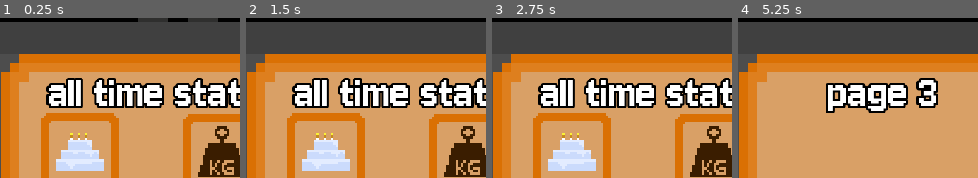
Above: before the commit, frames 1-4 (left to right).
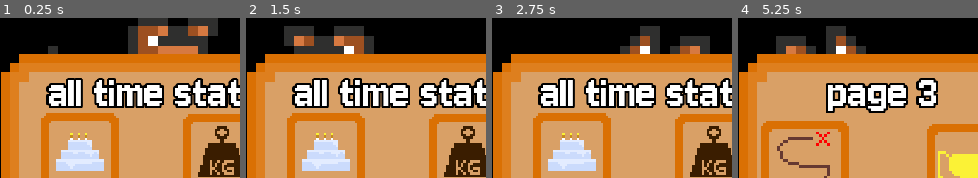
Above: after the commit, the same moments.

Repository: youswiftlmao/foxie-the-desktop-pet
Game: Godot game, scene res://scenes/main.tscn
The game is run twice, just before and just after one commit, with the same random seed, the same clock (stepped at 60 frames per second) and the same inputs.
Inputs (mouse positions are in pixels of both pictures, inside the frame that each line leads up to):
- Up to frame 1 (0.25 s): no input
- Up to frame 2 (1.5 s): tap Enter at 0.5 s; drag from (387, 136) to (462, 86) at 0.52 s; drag from (462, 86) to (387, 136) at 1.27 s
- Up to frame 3 (2.75 s): move the mouse to (614, 110) at 2.02 s; hold Right from 2.03 s (still down); tap Alt at 2.1 s; click (614, 110) at 2.17 s
- Up to frame 4 (5.25 s): release Right at 2.75 s; drag from (865, 96) to (954, 86) at 2.77 s; move the mouse to (930, 122) at 3.52 s; hold Left 3.53-4.25 s; tap Alt at 3.6, 5.1 s; click (930, 122) at 3.67 s; drag from (786, 74) to (937, 104) at 4.27 s; tap Space at 5 s; move the mouse to (870, 98) at 5.02 s; hold Down from 5.03 s (still down); click (870, 98) at 5.17 s

The runs differ from the first frame. In frame 1, 17% of the frame differs, in the area x 0-100%, y 2-100%; in frame 2, 17%; in frame 3, 18%; in frame 4, 27%.

Commit message:
imported and applied all art for the all time stats book and also makde all the stats update and funcition properly

Diff:
--- a/scenes/main.tscn
+++ b/scenes/main.tscn
@@ -14,6 +14,7 @@
 [ext_resource type="Script" uid="uid://cenovfmomj7k2" path="res://scripts/food_window.gd" id="10_ya4ey"]
 [ext_resource type="Texture2D" uid="uid://bybxlds8cf34u" path="res://assets/DONE.png" id="11_muem4"]
 [ext_resource type="Texture2D" uid="uid://buen1b7p8c1u" path="res://assets/backbrtn.png" id="12_0ld40"]
+[ext_resource type="Script" uid="uid://4i5ivlostqfr" path="res://scripts/allstats_window.gd" id="12_2wyq8"]
 [ext_resource type="Texture2D" uid="uid://cl3nue0rnw44n" path="res://assets/age.png" id="12_jscy8"]
 [ext_resource type="Texture2D" uid="uid://dvaaaaxp8o5mx" path="res://assets/front buton.png" id="13_gqmmt"]
 [ext_resource type="Texture2D" uid="uid://q533g4ruect7" path="res://assets/ball.png" id="13_jbj1t"]
@@ -22,6 +23,9 @@
 [ext_resource type="Texture2D" uid="uid://c2er80vramgsm" path="res://assets/bone.png" id="14_muem4"]
 [ext_resource type="Texture2D" uid="uid://cyqwq4ar8rhu3" path="res://assets/size.png" id="14_y6deb"]
 [ext_resource type="Texture2D" uid="uid://4n2bga3jqgvl" path="res://assets/feather.png" id="15_dp3eg"]
+[ext_resource type="Texture2D" uid="uid://b3aovdsjru7s8" path="res://assets/pettedtimes.png" id="15_og1vs"]
+[ext_resource type="Texture2D" uid="uid://dsv0gcoub27rb" path="res://assets/trabvlelled.png" id="16_2wyq8"]
+[ext_resource type="Texture2D" uid="uid://bel1tnkv0g77n" path="res://assets/trogphy.png" id="17_vxglm"]
 
 [sub_resource type="AtlasTexture" id="AtlasTexture_0wfyh"]
 atlas = ExtResource("1_o5qli")
@@ -753,6 +757,7 @@
 oversampling_override = 1.0
 position = Vector2i(0, 36)
 size = Vector2i(300, 300)
+script = ExtResource("12_2wyq8")
 
 [node name="pagecontainer" type="Control" parent="statslayer/CanvasLayer/allstats window" unique_id=455033680]
 layout_mode = 3
@@ -879,9 +884,9 @@
 
 [node name="foodeaten" type="RichTextLabel" parent="statslayer/CanvasLayer/allstats window/pagecontainer/page2/GuiBg2" unique_id=485813140]
 clip_contents = false
-offset_left = -22.97872
+offset_left = -18.936167
 offset_top = -5.106384
-offset_right = 324.82816
+offset_right = 328.87073
 offset_bottom = 68.12632
 scale = Vector2(0.1, 0.1)
 theme_override_constants/outline_size = 12
@@ -891,9 +896,9 @@
 
 [node name="timesplayed" type="RichTextLabel" parent="statslayer/CanvasLayer/allstats window/pagecontainer/page2/GuiBg2" unique_id=215219635]
 clip_contents = false
-offset_left = -22.127657
+offset_left = -21.276596
 offset_top = 15.957445
-offset_right = 325.67923
+offset_right = 326.53027
 offset_bottom = 89.190155
 scale = Vector2(0.1, 0.1)
 theme_override_constants/outline_size = 12
@@ -903,9 +908,9 @@
 
 [node name="times petted" type="RichTextLabel" parent="statslayer/CanvasLayer/allstats window/pagecontainer/page2/GuiBg2" unique_id=1222410515]
 clip_contents = false
-offset_left = 11.70213
+offset_left = 13.617023
 offset_top = 15.531914
-offset_right = 359.509
+offset_right = 361.42392
 offset_bottom = 88.764626
 scale = Vector2(0.1, 0.1)
 theme_override_constants/outline_size = 12
@@ -915,15 +920,37 @@
 
 [node name="hoursslept" type="RichTextLabel" parent="statslayer/CanvasLayer/allstats window/pagecontainer/page2/GuiBg2" unique_id=425030801]
 clip_contents = false
-offset_left = 11.489367
+offset_left = 13.191494
 offset_top = -4.680852
-offset_right = 359.29626
+offset_right = 360.99838
 offset_bottom = 68.55185
 scale = Vector2(0.1, 0.1)
 theme_override_constants/outline_size = 12
 theme_override_fonts/normal_font = ExtResource("8_tipki")
 theme_override_font_sizes/normal_font_size = 64
 text = "slept"
+
+[node name="HungerIndicaotr" type="Sprite2D" parent="statslayer/CanvasLayer/allstats window/pagecontainer/page2/GuiBg2" unique_id=1764205650]
+position = Vector2(-16.595743, -11.276596)
+scale = Vector2(0.21276596, 0.21276596)
+texture = ExtResource("5_tipki")
+
+[node name="Sprite2D" type="Sprite2D" parent="statslayer/CanvasLayer/allstats window/pagecontainer/page2/GuiBg2" unique_id=1104111910]
+texture_filter = 1
+position = Vector2(-16.595741, 9.148937)
+scale = Vector2(0.4495924, 0.4495924)
+texture = ExtResource("10_jkv2x")
+
+[node name="Sprite2D2" type="Sprite2D" parent="statslayer/CanvasLayer/allstats window/pagecontainer/page2/GuiBg2" unique_id=2130397914]
+texture_filter = 1
+position = Vector2(16.808517, 9.574467)
+scale = Vector2(0.41178018, 0.41178018)
+texture = ExtResource("15_og1vs")
+
+[node name="Sprite2D3" type="Sprite2D" parent="statslayer/CanvasLayer/allstats window/pagecontainer/page2/GuiBg2" unique_id=879663753]
+position = Vector2(16.808514, -11.063829)
+scale = Vector2(0.21276596, 0.21276596)
+texture = ExtResource("6_85g3d")
 
 [node name="page3" type="Control" parent="statslayer/CanvasLayer/allstats window/pagecontainer" unique_id=1670408852]
 visible = false
@@ -951,9 +978,9 @@
 [node name="distancetrvled" type="RichTextLabel" parent="statslayer/CanvasLayer/allstats window/pagecontainer/page3/GuiBg3" unique_id=383698064]
 clip_contents = false
 offset_left = -25.10638
-offset_top = 4.680852
+offset_top = 0.4255333
 offset_right = 322.7005
-offset_bottom = 77.91356
+offset_bottom = 73.65823
 scale = Vector2(0.1, 0.1)
 theme_override_constants/outline_size = 12
 theme_override_fonts/normal_font = ExtResource("8_tipki")
@@ -962,15 +989,25 @@
 
 [node name="achivements" type="RichTextLabel" parent="statslayer/CanvasLayer/allstats window/pagecontainer/page3/GuiBg3" unique_id=1938804915]
 clip_contents = false
-offset_left = 4.6808558
-offset_top = 4.680852
-offset_right = 352.48773
-offset_bottom = 77.91356
+offset_left = 10.638303
+offset_top = 1.4893627
+offset_right = 358.4452
+offset_bottom = 74.72207
 scale = Vector2(0.1, 0.1)
 theme_override_constants/outline_size = 12
 theme_override_fonts/normal_font = ExtResource("8_tipki")
 theme_override_font_sizes/normal_font_size = 64
 text = "achievemt"
+
+[node name="Trabvlelled" type="Sprite2D" parent="statslayer/CanvasLayer/allstats window/pagecontainer/page3/GuiBg3" unique_id=777347268]
+position = Vector2(-17.872334, -8.297874)
+scale = Vector2(0.59114623, 0.59114623)
+texture = ExtResource("16_2wyq8")
+
+[node name="Trogphy" type="Sprite2D" parent="statslayer/CanvasLayer/allstats window/pagecontainer/page3/GuiBg3" unique_id=481670088]
+position = Vector2(17.446812, -7.659576)
+scale = Vector2(0.591, 0.591)
+texture = ExtResource("17_vxglm")
 
 [node name="backpage" type="TextureButton" parent="statslayer/CanvasLayer/allstats window/pagecontainer" unique_id=1502337555]
 layout_mode = 0
@@ -1047,6 +1084,10 @@
 [node name="Feather" type="Sprite2D" parent="toys window" unique_id=458963774]
 position = Vector2(16, 16)
 texture = ExtResource("15_dp3eg")
+
+[node name="AgeTimer" type="Timer" parent="." unique_id=189055579]
+wait_time = 300.0
+autostart = true
 
 [connection signal="animation_finished" from="AnimatedSprite2D" to="." method="_on_animated_sprite_2d_animation_finished"]
 [connection signal="input_event" from="AnimatedSprite2D/body area" to="." method="_on_body_area_input_event"]
@@ -1066,3 +1107,4 @@
 [connection signal="pressed" from="statslayer/CanvasLayer/StatsWindow/ahcevement panel opener" to="." method="_on_ahcevement_panel_opener_pressed"]
 [connection signal="pressed" from="statslayer/CanvasLayer/allstats window/pagecontainer/backpage" to="." method="_on_backpage_pressed"]
 [connection signal="pressed" from="statslayer/CanvasLayer/allstats window/pagecontainer/nextpage" to="." method="_on_nextpage_pressed"]
+[connection signal="timeout" from="AgeTimer" to="." method="_on_age_timer_timeout"]
--- /dev/null
+++ b/scripts/allstats_window.gd
@@ -0,0 +1,8 @@
+extends Window
+
+
+# Called when the node enters the scene tree for the first time.
+func _ready() -> void:
+
+	borderless = true
+	transparent = true
--- a/scripts/main.gd
+++ b/scripts/main.gd
@@ -131,7 +131,7 @@
 	updallstatpages()
 	updui()
 
-
+	last_pos = Vector2(get_window().position)
 	#more behavior code
 	change_state(State.MOVE)
 	state_timer = randf_range(3, 6)
@@ -262,6 +262,7 @@
 	var current_pos = Vector2(get_window().position)
 	distancetraveled += int(current_pos.distance_to(last_pos))
 	last_pos = current_pos
+	updstat_book()
 	if petting and !pouncing:
 		return
 	var window = get_window()
@@ -522,7 +523,7 @@
 
 	if event is InputEventMouseButton and event.pressed:
 		if  !achivement["gotpinched"]:
-			achivement["gotpinced"] = true
+			achivement["gotpinched"] = true
 			$"statslayer/CanvasLayer/StatsWindow/acheviements panel/Done6".visible = true
 		change_state(State.SCARED)
 		happy -= 10
@@ -841,7 +842,7 @@
 	updallstatpages()
 
 func updstat_book():
-	age_label.text = str(ageminutes)
+	age_label.text = str(int(ageminutes / 60)) + " hrs"
 	weight_label.text = str(wheight) + "KG"
 	size_label.text = str(size)
 	phase_label.text = phase
@@ -851,11 +852,31 @@
 	times_petted_label.text = str(timespetted)
 	hoursslept_label.text = str(round(hoursslept * 10) / 10)
 
-	distancetrvled_label.text = str(distancetraveled)
-
+	distancetrvled_label.text = str(round(distancetraveled / 100.0)) + " m"
 	var achcount = 0
 	for a in achivement:
 			if achivement[a]:
 				achcount += 1
 
 	achivements_label.text = str(achcount) + "/6"
+
+
+func _on_age_timer_timeout() -> void:
+	ageminutes + 5
+	if ageminutes >= 60:
+		phase = "Elder"
+		size = "Large"
+		wheight = 8
+	elif ageminutes >= 30:
+		phase = "Adult"
+		size = "Large"
+		wheight = 4
+	elif  ageminutes >= 15:
+		phase = "Teen"
+		size = "Meduim"
+		wheight = 4
+	else:
+		phase = "Baby"
+		size = "Small"
+		wheight = 2
+	updstat_book()
Binary file added: assets/trogphy.png
Not shown, added: assets/trogphy.png.import
Not shown: 1 places in scenes/main.tscn that only renumber resources
Not shown, added: scripts/allstats_window.gd.uid
